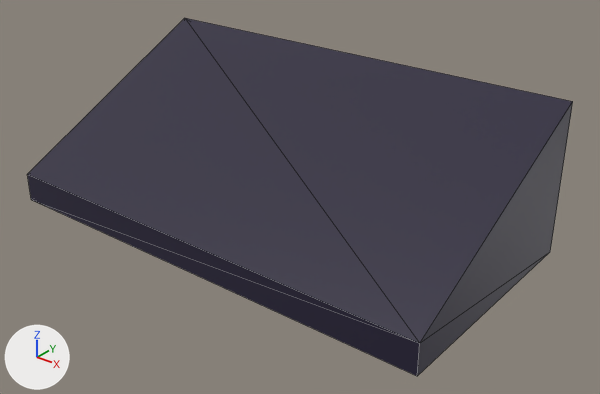
An edit to the FBX model Assets/Models/Buildings Kit/Imperial Buildings/BRoofPanel_A.fbx, drawn before and after from the same camera.
Rendered twice from a camera (50 mm lens) standing at (12.08, -11.43, 4.02) and looking at (4.51, -1.97, -1.85). The lights are fixed; the arrows at lower left show +X, +Y and +Z. The older version comes first. Mesh edges are drawn as thin lines.

Objects in the first picture: 'BRoofPannel_A'.
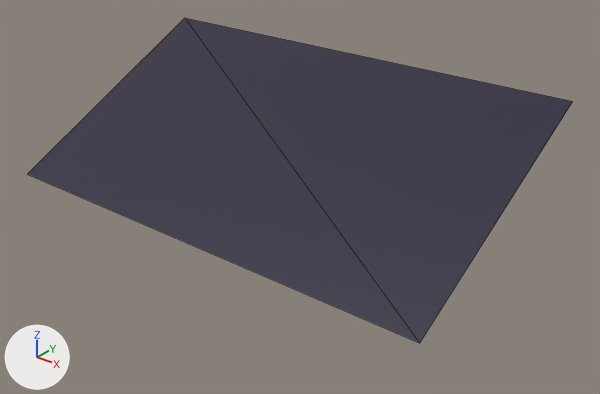
The change, as a diff of the scene's bpy script:
```diff
--- a/Assets/Models/Buildings Kit/Imperial Buildings/BRoofPanel_A.fbx.py
+++ b/Assets/Models/Buildings Kit/Imperial Buildings/BRoofPanel_A.fbx.py
@@ me_cube_092 @@
 # used by ob_broofpannel_a; location = (0.0, 0.0, 0.0)
 # verts and faces of me_cube_092; kept vertices keep their numbers, new ones are numbered from 8
 # before: 0 (0.0, -4.0, -2.5) at pixel (31, 199), 1 (0.0, -4.0, -2.0) at pixel (27, 174), 2 (0.0, 0.0, -2.5), 3 (0.0, 0.0, 0.0) at pixel (184, 17), 4 (8.0, -4.0, -2.5) at pixel (417, 376)
 # before: 5 (8.0, -4.0, -2.0) at pixel (419, 343), 6 (8.0, 0.0, -2.5) at pixel (550, 251), 7 (8.0, 0.0, 0.0) at pixel (572, 101)
-me_cube_092.from_pydata(...)  # 8 vertices, 12 faces; spans x 0.0..8.0, y -4.0..0.0, z -2.5..0.0
+me_cube_092.from_pydata(...)  # 4 vertices, 2 faces; spans x 0.0..8.0, y -4.0..0.0, z -2.0..0.0
+# me_cube_092 part 1
+delete_vertices([0, 2, 4, 6])  # with the faces that use them
 me_cube_092.materials.append(mat_i_roofpanel)
```

Where the change shows, as pixel boxes [x1, y1, x2, y2] in the pictures (600 x 394 px):
'BRoofPannel_A', reshaped (9% shorter)
    before: [27, 18, 573, 376]
    after: [28, 18, 573, 343]
part 1 of me_cube_092, deleted
    before: [27, 102, 573, 376]
